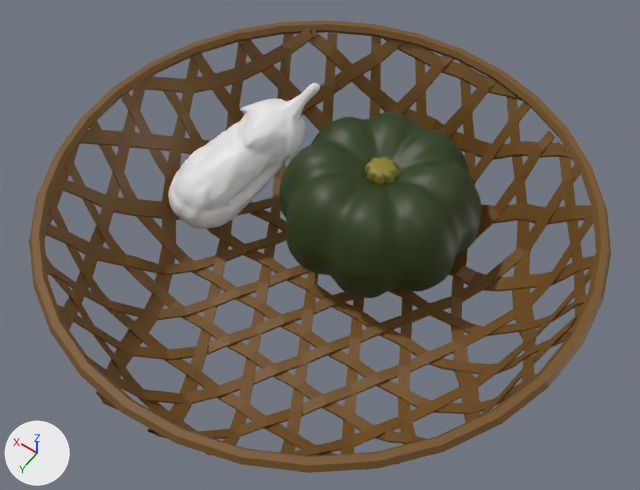
The FBX model Assets/Prefab/PlayerItems/emptyBasket.fbx: old version first, new version second.
Both versions are drawn from a camera (50 mm lens) standing at (-11.8, 16.58, 23.09) and looking at (0.16, -0.16, -3.21). The lights are fixed; the arrows at lower left show +X, +Y and +Z. Where no turn or scale is listed for an object, it has been applied to the vertices.
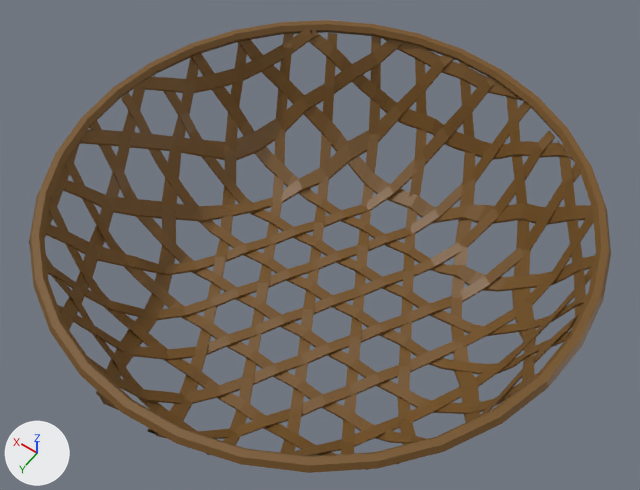
What differs and where, as boxes [x1, y1, x2, y2] in the pictures (640 x 490 px):
```json
{"object": "Sphere", "change": "deleted", "before": [279, 112, 482, 298], "on screen": "green", "faces in mat_material_002 (dark green #2b3d14)": [279, 112, 482, 298], "faces in mat_material_001 (yellow #8a7f2a)": [365, 156, 400, 184]}
{"object": "Mesh1.001", "change": "deleted", "before": [168, 83, 320, 229]}
```

Edits to the scene script, one JSON object a line:
```json
{"op": "remove", "block": "ob_sphere", "code": ["ob_sphere = bpy.data.objects.new('Sphere', me_sphere_001)", "ob_sphere.location = (-0.31, -3.55, -3.48)"]}
{"op": "remove", "block": "ob_mesh1_001", "code": ["ob_mesh1_001 = bpy.data.objects.new('Mesh1.001', me_mesh1_001)", "ob_mesh1_001.location = (5.26, -1.7, -2.81)"]}
```
